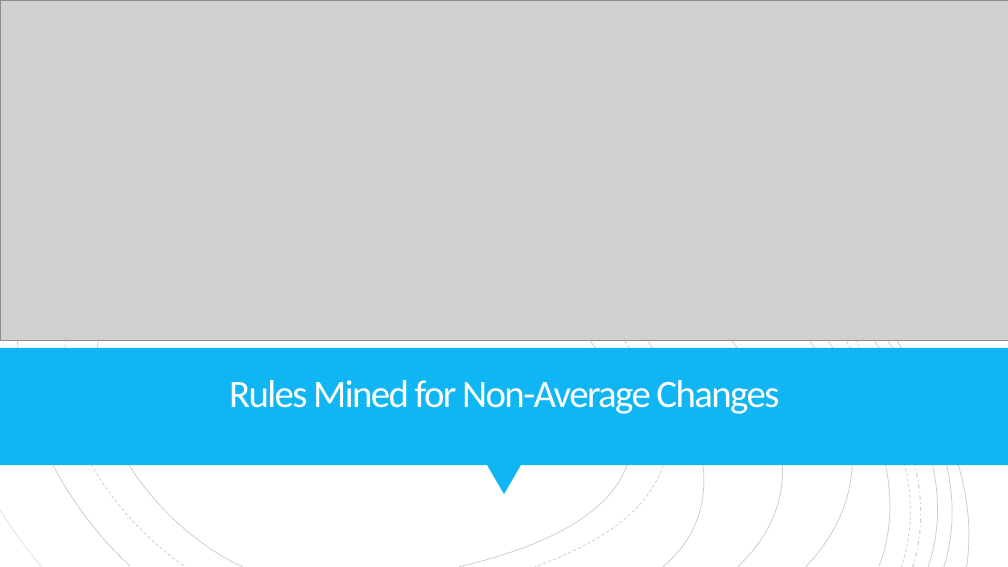
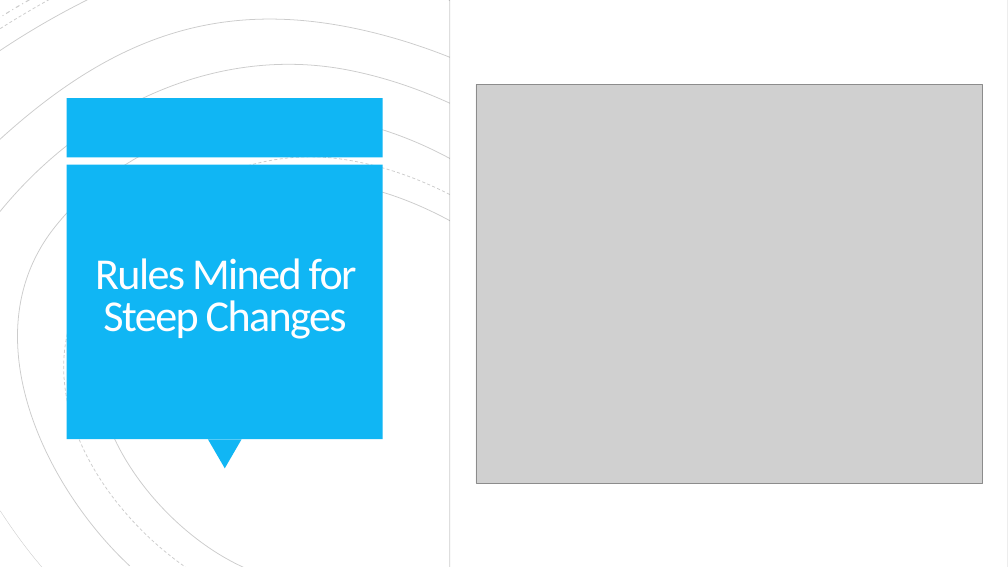
Before and after one commit to tamtam0/ist-707, a slide deck: slide 7 of IST707-Group2.pptx (slide 3 before the commit). Drawn at 1008x567 pixels with LibreOffice and Linux fonts; fonts in the diff are those of the drawing; grey boxes stand for pictures. Boxes give left, top, right and bottom in pixels: in the first picture for what was removed or moved away, otherwise in the second. Text is boxed around its words. In the diff, an @@ line names an element or a change of style, - is before the commit and + after.

Commit message:
update 1

```diff
--- a/IST707-Group2.pptx
+++ b/IST707-Group2.pptx
@@ picture removed at [0,0,1008,341] @@
@@ rectangle added at [450,0,1008,567], fill #FFFFFF, outline #000000 0.75 pt @@
@@ freeform shape removed at [879,1,1006,47] @@
@@ freeform shape removed at [926,1,1006,31] @@
@@ freeform shape removed at [951,1,1006,22] @@
@@ picture added at [476,85,982,483] @@
@@ rectangle added at [67,98,383,157], fill #10B6F4 @@
@@ rectangle added at [67,165,383,439], fill #10B6F4 @@
@@ title at [95,258,357,339]: text changed; size 37 to 42 pt @@
-Rules Mined for Non-Average Changes
+Rules Mined for Steep Changes
@@ rectangle removed at [0,348,1008,465] @@
@@ triangle: place and size @@
-triangle at [487,465,521,494]
+triangle at [208,439,242,468]
```
Also in this commit, not shown: 5 slides added, 1 slide removed.
